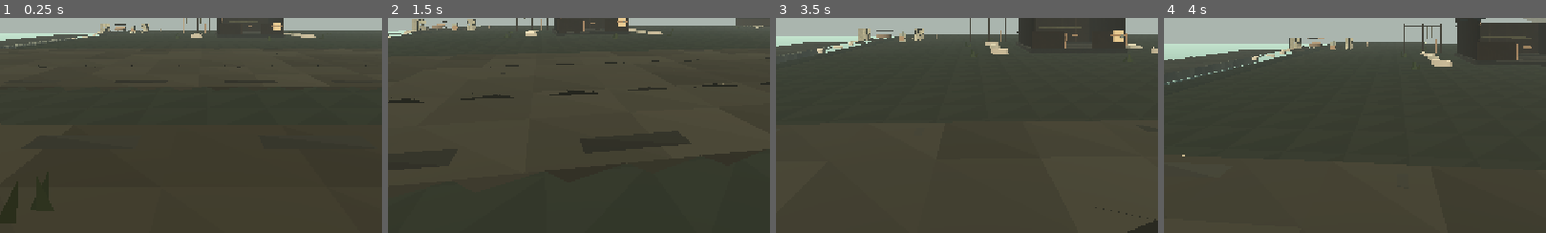
Above: before the commit, frames 1-4 (left to right).
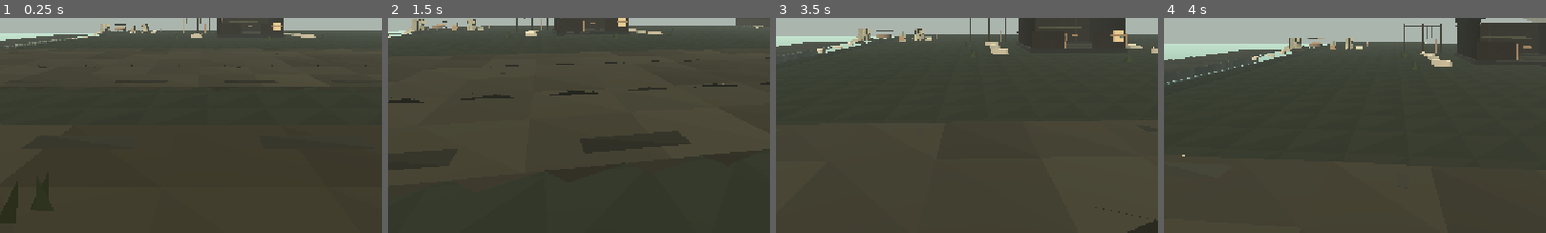
Above: after the commit, the same moments.

Repository: squwillsmith-ship-it/Hollowmere-0.2
Game: Godot game, scene res://scenes/brinewick_blockout.tscn
Two runs of this game, one before a commit and one after it. Both use one fixed random seed, a clock stepped at 60 frames per second and the inputs below. This scene is started directly instead of the project's main scene.
Inputs (mouse positions are % of the whole screen's width and height, from its top left):
- Up to frame 1 (0.25 s): no input
- Up to frame 2 (1.5 s): tap Enter at 0.5 s; move the mouse to (49, 52) at 0.52 s; hold E (hm_find_tool) 0.53-1.28 s; hold W (hm_forward) from 0.53 s (still down); click (49, 52) at 0.67 s; tap Space (hm_jump) at 0.77 s; move the mouse to (57, 51) at 1.27 s; tap F (hm_inspect) at 1.35 s
- Up to frame 3 (3.5 s): tap Space (hm_jump) at 1.52, 3.02 s; move the mouse to (42, 49) at 2.02 s; hold C (hm_lift_place) 2.03-2.78 s; move the mouse to (51, 50) at 2.77 s; release W (hm_forward) at 2.78 s; hold A (hm_left) from 2.78 s (still down); tap H (hm_process) at 2.85 s; click (51, 50) at 2.92 s
- Up to frame 4 (4 s): move the mouse to (46, 48) at 3.52 s; release A (hm_left) at 3.53 s; hold W (hm_forward) from 3.53 s (still down); hold N (hm_register) from 3.53 s (still down); tap Space (hm_jump) at 3.77 s
The pictures show only the part of the screen within x 23-73%, y 49-99%; the shares and areas given below are measured in that part.

The runs differ from the first frame. In frame 1, less than 0.1% of the frame differs, in the area x 25-41%, y 5-8%; in frame 2, less than 0.1%; in frame 3, less than 0.1%, in the area x 20-41%, y 8-11%; in frame 4, less than 0.1%.

Commit message:
feat(g4): attach protected atmosphere composition to existing mine, well, undercroft, bell and tidal story sites

Diff:
--- a/game/scripts/world/hm_brinewick_blockout.gd
+++ b/game/scripts/world/hm_brinewick_blockout.gd
@@ -241,6 +241,13 @@
 	underground_audio.name = "SpatialUndergroundAudio"
 	add_child(underground_audio)
 	underground_audio.build(underground_sites, site_nodes)
+	# G4 initial seven protected visual compositions. Never replaces audio
+	# sources, discovers a clue, opens a seal or performs manual salvage.
+	var g4_art := HMG4ProtectedComposition.new()
+	g4_art.name = "G4ProtectedLandmarkComposition"
+	add_child(g4_art)
+	g4_art.build(underground_sites)
+	set_meta("g4_story_visual_sites",g4_art.location_nodes.size())
 
 
 static func _box(parent: Node3D, name: String, size: Vector3, at: Vector3,
